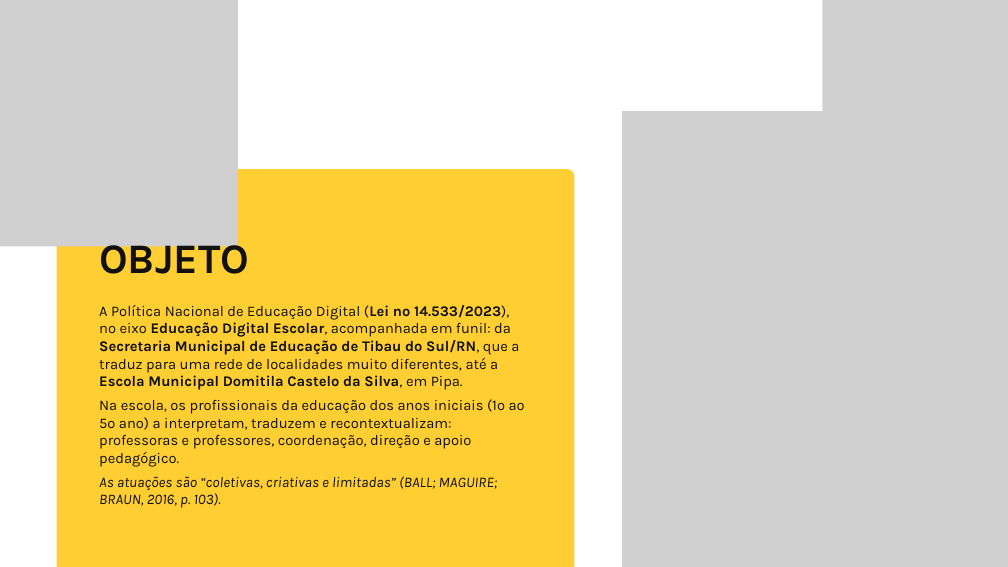
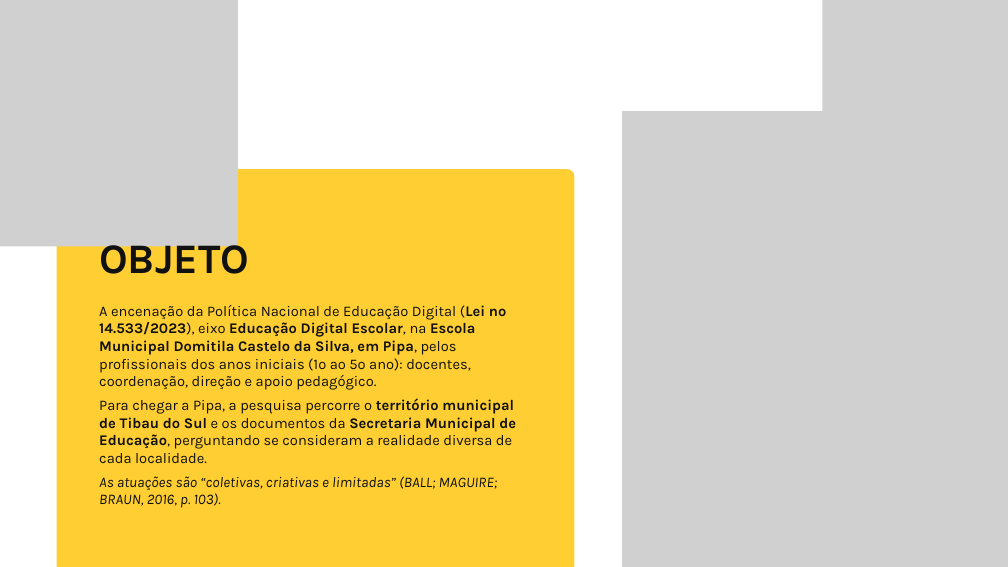
Before and after one commit to yzynya-beep/Tese, a slide deck: slide 3 of apresentacao_qualificacao/Qualificacao_PNED_Pipa.pptx. Drawn at 1008x567 pixels with LibreOffice and Linux fonts; fonts in the diff are those of the drawing; grey boxes stand for pictures; background and template pictures are left out. Boxes give left, top, right and bottom in pixels: in the first picture for what was removed or moved away, otherwise in the second. Text is boxed around its words. In the diff, an @@ line names an element or a change of style, - is before the commit and + after.

```diff
--- a/apresentacao_qualificacao/Qualificacao_PNED_Pipa.pptx
+++ b/apresentacao_qualificacao/Qualificacao_PNED_Pipa.pptx
@@ text at (99, 305, 516, 463): text changed @@
-A Política Nacional de Educação Digital (Lei nº 14.533/2023), no eixo Educação Digital Escolar, acompanhada em funil: da Secretaria Municipal de Educação de Tibau do Sul/RN, que a traduz para uma rede de localidades muito diferentes, até a Escola Municipal Domitila Castelo da Silva, em Pipa.
-Na escola, os profissionais da educação dos anos iniciais (1º ao 5º ano) a interpretam, traduzem e recontextualizam: professoras e professores, coordenação, direção e apoio pedagógico.
+A encenação da Política Nacional de Educação Digital (Lei nº 14.533/2023), eixo Educação Digital Escolar, na Escola Municipal Domitila Castelo da Silva, em Pipa, pelos profissionais dos anos iniciais (1º ao 5º ano): docentes, coordenação, direção e apoio pedagógico.
+Para chegar a Pipa, a pesquisa percorre o território municipal de Tibau do Sul e os documentos da Secretaria Municipal de Educação, perguntando se consideram a realidade diversa de cada localidade.
```
Also in this commit, not shown: 6 other slides changed, 3 other files.
